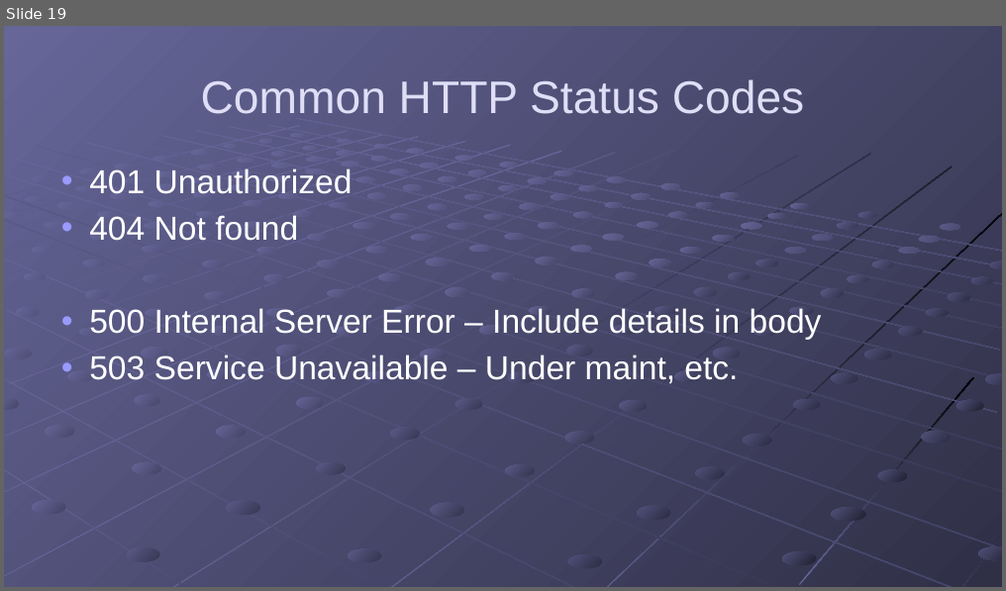
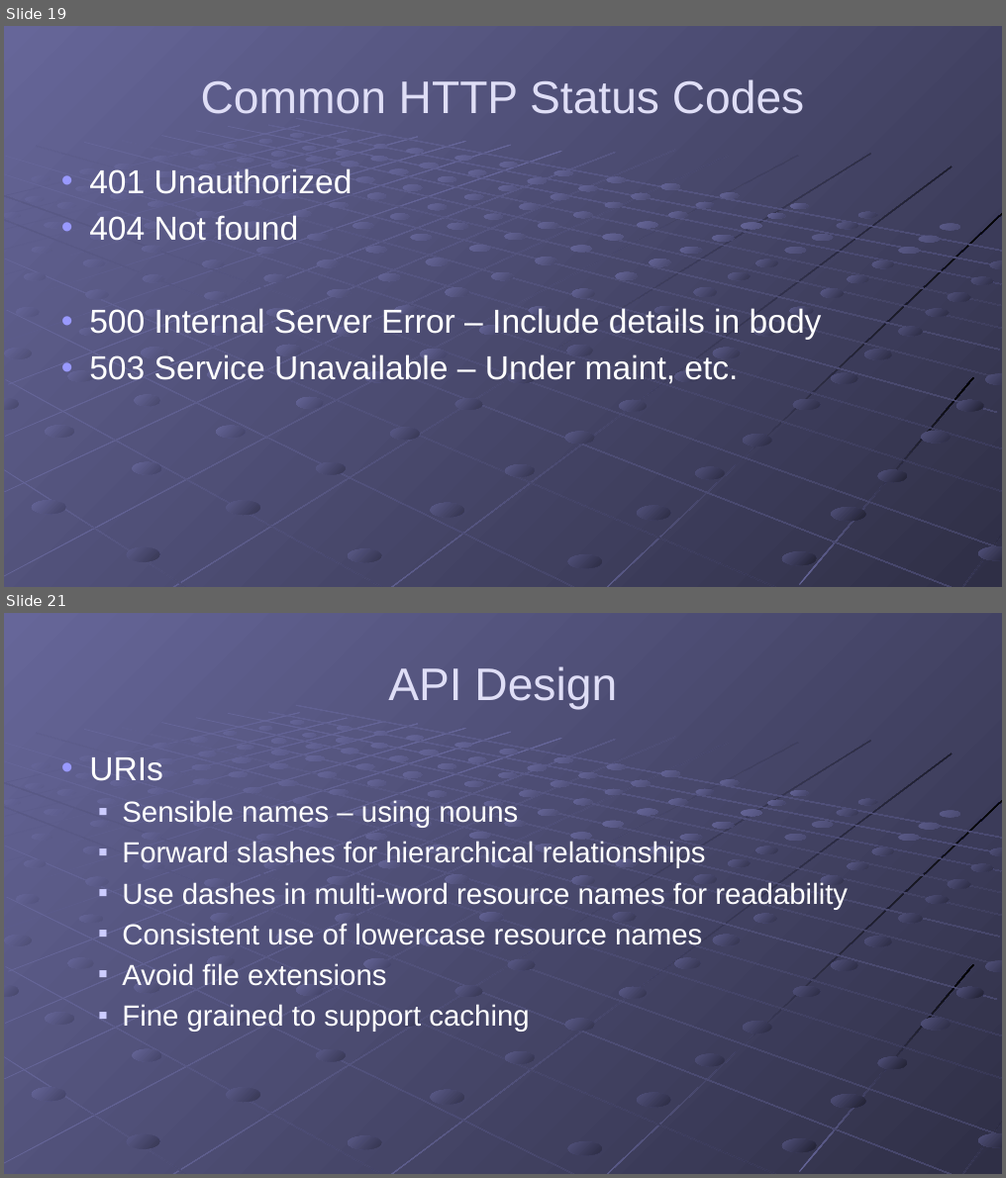
Before and after one commit to gregsohl/RESTFul_API_Presentation, a slide deck: Presentation/RESTful APIs.pptx. Shown one above the other, each under a label of ours: slide 19 before the commit, slides 19 and 21 after it; the slides between them are not shown. The pictures are 1006x591 and 1006x1178 pixels, drawn with LibreOffice and Linux fonts; fonts in the diff are those of the drawing. Boxes give left, top, right and bottom in pixels: in the first picture for what was removed or moved away, otherwise in the second. Text is boxed around its words. In the diff, an @@ line names an element or a change of style, - is before the commit and + after.

Commit message:
Got the basic example working. Started API design info in presentation

```diff
--- a/Presentation/RESTful APIs.pptx
+++ b/Presentation/RESTful APIs.pptx
@@ slide 21 added at [4, 613, 1002, 1174], background gradient #666699 to #49496D; not listed: 215 template elements that a slide beside it also shows @@
@@ title added at [388, 666, 617, 710], 44 pt, text #DFDEF6 @@
+API Design
@@ text added at [89, 758, 847, 1032], 28 pt, text #FFFFFF @@
+• URIs
+  ■ Sensible names – using nouns
+  ■ Forward slashes for hierarchical relationships
+  ■ Use dashes in multi-word resource names for readability
+  ■ Consistent use of lowercase resource names
+  ■ Avoid file extensions
+  ■ Fine grained to support caching
```
Also in this commit, not shown: 3 other slides added, 2 other files.
